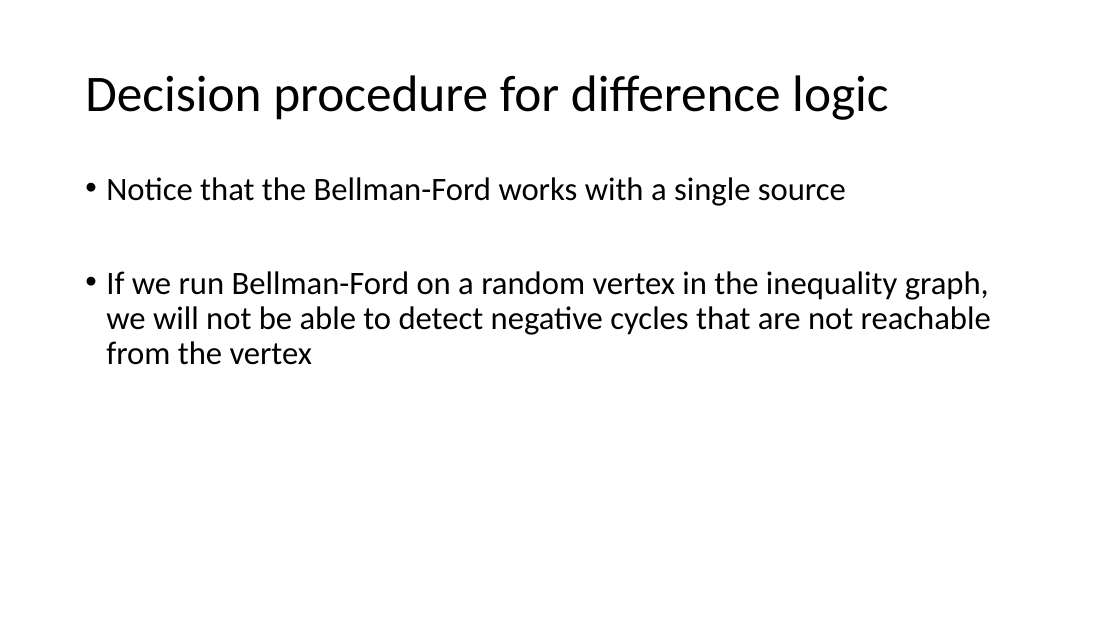
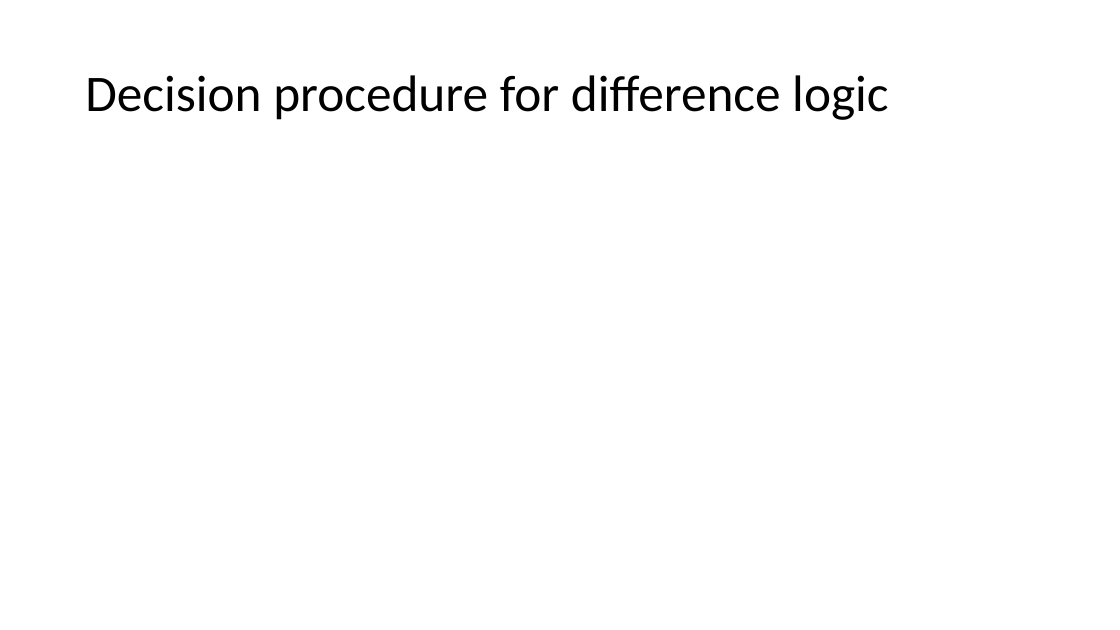
Before and after one commit to piyus/piyus.github.io, a slide deck: slide 34 of DP/slides/Lecture-13.pptx (slide 49 before the commit). Drawn at 1120x630 pixels with LibreOffice and Linux fonts; fonts in the diff are those of the drawing; grey boxes stand for pictures. Boxes give left, top, right and bottom in pixels: in the first picture for what was removed or moved away, otherwise in the second. Text is boxed around its words. In the diff, an @@ line names an element or a change of style, - is before the commit and + after.

```diff
--- a/DP/slides/Lecture-13.pptx
+++ b/DP/slides/Lecture-13.pptx
@@ text removed at (x1=106, y1=177, x2=991, y2=365) @@
-• Notice that the Bellman-Ford works with a single source
-• If we run Bellman-Ford on a random vertex in the inequality graph, we will not be able to detect negative cycles that are not reachable from the vertex
```
Also in this commit, not shown: 9 other slides changed, 5 slides removed, 1 other file.
